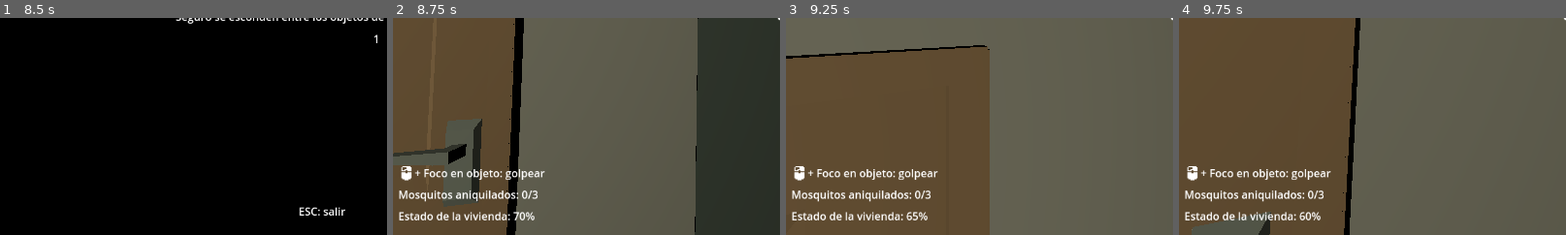
Above: before the commit, frames 1-4 (left to right).
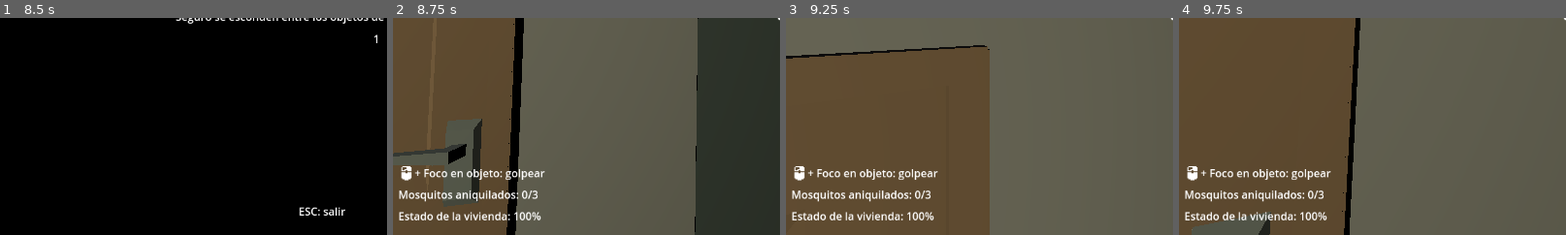
Above: after the commit, the same moments.

Repository: aaroca/thehunt-godot
Game: Godot game, scene res://scenes/main.tscn
Same seed, same stepped clock (60 frames per second), same inputs: the game is played once before the commit and once after it.
Inputs (mouse positions are % of the whole screen's width and height, from its top left):
- Up to frame 1 (8.5 s): tap Enter (restart) at 0.5, 2, 3.5 s; move the mouse to (49, 52) at 0.52 s; press the mouse at (49, 52) at 0.53 s; hold Up (ui_up) 0.53-2.78 s; tap Keypad Enter (ui_accept) at 0.77, 1.25, 1.52, 2.75, 3.02, 3.77, 4.25, 4.52, 6.02, 6.77, 7.52 s; move the mouse to (57, 51) at 1.27 s; release the mouse at (57, 51) at 1.28 s; click (57, 51) at 1.35 s; move the mouse to (42, 49) at 2.02 s; press the mouse at (42, 49) at 2.03 s; move the mouse to (51, 50) at 2.77 s; release the mouse at (51, 50) at 2.78 s; hold Left (ui_left) 2.78-3.53 s; click (51, 50) at 2.85 s; move the mouse to (46, 48) at 3.52 s; press the mouse at (46, 48) at 3.53 s; hold Up (ui_up) 3.53-5.78 s; move the mouse to (55, 50) at 4.27 s; release the mouse at (55, 50) at 4.28 s; click (55, 50) at 4.35 s; move the mouse to (45, 50) at 5.02 s; press the mouse at (45, 50) at 5.03 s; move the mouse to (52, 48) at 5.77 s; release the mouse at (52, 48) at 5.78 s; hold Right (ui_right) 5.78-6.53 s; click (52, 48) at 5.85 s; move the mouse to (49, 52) at 6.52 s; press the mouse at (49, 52) at 6.53 s; hold Up (ui_up) from 6.53 s (still down); move the mouse to (57, 51) at 7.27 s; release the mouse at (57, 51) at 7.28 s; click (57, 51) at 7.35 s; move the mouse to (42, 49) at 8.02 s; press the mouse at (42, 49) at 8.03 s
- Up to frame 2 (8.75 s): keep holding Up (ui_up)
- Up to frame 3 (9.25 s): move the mouse to (51, 50) at 8.77 s; release Up (ui_up) at 8.78 s; release the mouse at (51, 50) at 8.78 s; hold Left (ui_left) from 8.78 s (still down); click (51, 50) at 8.85 s; tap Keypad Enter (ui_accept) at 9.02 s
- Up to frame 4 (9.75 s): move the mouse to (46, 48) at 9.52 s; release Left (ui_left) at 9.53 s; press the mouse at (46, 48) at 9.53 s; hold Up (ui_up) from 9.53 s (still down)
The pictures show only the part of the screen within x 0-50%, y 50-100%; the shares and areas given below are measured in that part.

Frame 1 is identical in both runs. In frame 2, 0.2% of the frame differs, in the area x 31-39%, y 89-94%; in frame 3, 0.2%; in frame 4, 0.2%.
Error before the commit: Invalid call. Nonexistent function 'mesh_name' in base 'StaticBody3D'. (res://scripts/camera.gd:28)

Commit message:
Final touches

Diff:
--- a/prefabs/furniture/television.tscn
+++ b/prefabs/furniture/television.tscn
@@ -1,7 +1,8 @@
-[gd_scene load_steps=5 format=3 uid="uid://d3ms3liapj7r"]
+[gd_scene load_steps=6 format=3 uid="uid://d3ms3liapj7r"]
 
 [ext_resource type="PackedScene" uid="uid://c6u8b4aft433k" path="res://prefabs/furniture/furniture.tscn" id="1_5rcic"]
 [ext_resource type="ArrayMesh" uid="uid://bvv0ia4bm682s" path="res://assets/3d/televisionModern_Mesh televisionModern.res" id="2_nd6f7"]
+[ext_resource type="AudioStream" uid="uid://cjopsilnq68ha" path="res://assets/audio/static.wav" id="3_qucm3"]
 
 [sub_resource type="ConvexPolygonShape3D" id="ConvexPolygonShape3D_85px6"]
 points = PackedVector3Array(-0.0468569, 0.0214, -0.0508827, 0.334179, 0.453647, 0.0267, 0.329893, 0.0696, 0.0262313, -0 …(351 unchanged characters)…
@@ -19,3 +20,18 @@
 
 [node name="CollisionShape3D" type="CollisionShape3D" parent="." index="3"]
 shape = SubResource("ConvexPolygonShape3D_pv3ix")
+
+[node name="OmniLight3D" type="OmniLight3D" parent="." index="4"]
+transform = Transform3D(1, 0, 0, 0, 1, 0, 0, 0, 1, 0, 0.272171, 0.0932415)
+light_energy = 0.372
+light_indirect_energy = 0.0
+light_volumetric_fog_energy = 0.0
+light_specular = 0.0
+omni_range = 0.338
+omni_attenuation = 0.0291573
+
+[node name="static" type="AudioStreamPlayer3D" parent="." index="5"]
+transform = Transform3D(1, 0, 0, 0, 1, 0, 0, 0, 1, 0, 0.273761, 0.0447214)
+stream = ExtResource("3_qucm3")
+volume_db = -40.0
+autoplay = true
--- a/prefabs/player.tscn
+++ b/prefabs/player.tscn
@@ -16,6 +16,10 @@
 
 [sub_resource type="CapsuleMesh" id="CapsuleMesh_rs4ka"]
 
+[sub_resource type="LabelSettings" id="LabelSettings_b6lta"]
+outline_size = 6
+outline_color = Color(0, 0, 0, 1)
+
 [sub_resource type="LabelSettings" id="LabelSettings_1sh2v"]
 font_size = 55
 
@@ -77,8 +81,8 @@
 vertical_alignment = 1
 
 [node name="raycast" type="RayCast3D" parent="playerCollision/playerShape/mainCamera"]
-target_position = Vector3(0, 0, -2)
-collision_mask = 3
+target_position = Vector3(0, 0, -1)
+collision_mask = 2
 debug_shape_custom_color = Color(0, 0.701961, 0, 1)
 debug_shape_thickness = 5
 
@@ -128,6 +132,20 @@
 texture = ExtResource("4_womcc")
 expand_mode = 1
 
+[node name="object" type="Label" parent="playerCollision/playerShape/mainCamera"]
+anchors_preset = 8
+anchor_left = 0.5
+anchor_top = 0.5
+anchor_right = 0.5
+anchor_bottom = 0.5
+offset_left = 16.0
+offset_top = -28.0
+offset_right = 232.0
+offset_bottom = -2.0
+grow_horizontal = 2
+grow_vertical = 2
+label_settings = SubResource("LabelSettings_b6lta")
+
 [node name="splat" type="TextureRect" parent="playerCollision/playerShape/mainCamera"]
 visible = false
 anchors_preset = 8
--- a/scenes/main.tscn
+++ b/scenes/main.tscn
@@ -35,12 +35,17 @@
 [ext_resource type="PackedScene" uid="uid://cilmhwuwj8cro" path="res://prefabs/furniture/chair.tscn" id="33_s0dki"]
 [ext_resource type="PackedScene" uid="uid://dk57dm16naj25" path="res://prefabs/furniture/fridge.tscn" id="34_60507"]
 [ext_resource type="PackedScene" uid="uid://cul2hidtpxw5w" path="res://prefabs/furniture/pillow.tscn" id="35_2hsct"]
-
-[sub_resource type="PanoramaSkyMaterial" id="PanoramaSkyMaterial_cr6w8"]
-panorama = ExtResource("2_ufwkr")
+[ext_resource type="AudioStream" uid="uid://b3acr66tlrskk" path="res://assets/audio/crickets.wav" id="36_v3v8b"]
+
+[sub_resource type="PhysicalSkyMaterial" id="PhysicalSkyMaterial_0aitf"]
+rayleigh_coefficient = 0.42
+turbidity = 32.99
+sun_disk_scale = 0.0
+energy_multiplier = 0.5
+night_sky = ExtResource("2_ufwkr")
 
 [sub_resource type="Sky" id="Sky_pr2r0"]
-sky_material = SubResource("PanoramaSkyMaterial_cr6w8")
+sky_material = SubResource("PhysicalSkyMaterial_0aitf")
 
 [sub_resource type="Environment" id="Environment_2trr6"]
 background_mode = 2
@@ -577,6 +582,12 @@
 transform = Transform3D(0.707107, 0.707107, 3.09086e-08, 0, -4.37114e-08, 1, 0.707107, -0.707107, -3.09086e-08, -0.712735, 0.268598, -2.03934)
 metadata/_edit_lock_ = true
 
+[node name="AudioStreamPlayer3D" type="AudioStreamPlayer3D" parent="."]
+transform = Transform3D(1, 0, 0, 0, 1, 0, 0, 0, 1, 0.773554, 0.72895, -1.55553)
+stream = ExtResource("36_v3v8b")
+volume_db = -25.0
+autoplay = true
+
 [connection signal="debug" from="." to="player" method="_on_debug"]
 [connection signal="missed_mosquito" from="." to="player" method="update_missed_mosquitos"]
 [connection signal="smashed_mosquito" from="." to="player" method="update_smashed_mosquitos"]
Not shown, added: assets/audio/crickets.wav.import
Not shown, added: assets/audio/static.wav.import
Not shown: 1 places in prefabs/player.tscn that only renumber resources
Not shown: 1 places in scenes/main.tscn that only renumber resources
Not shown, added: assets/audio/cricket.m4a
Not shown, added: assets/audio/crickets.wav
Not shown, added: assets/audio/static.wav
